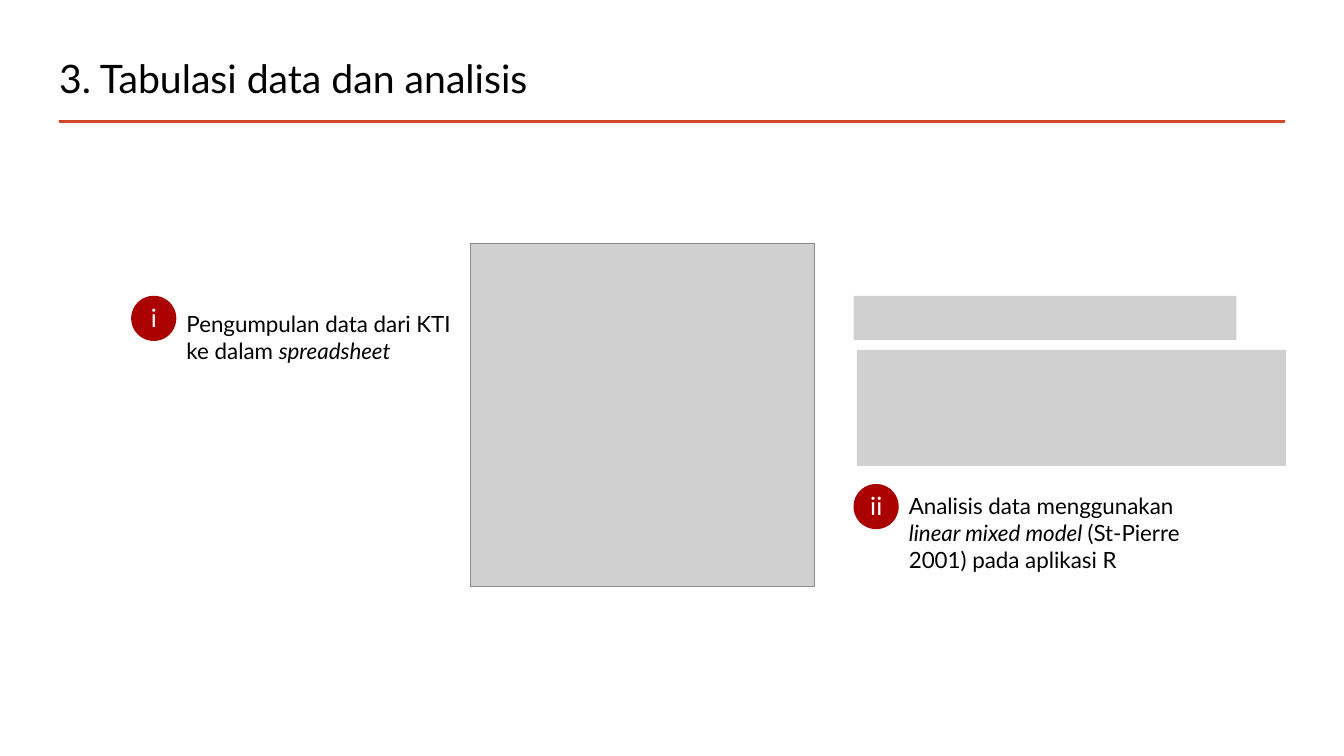
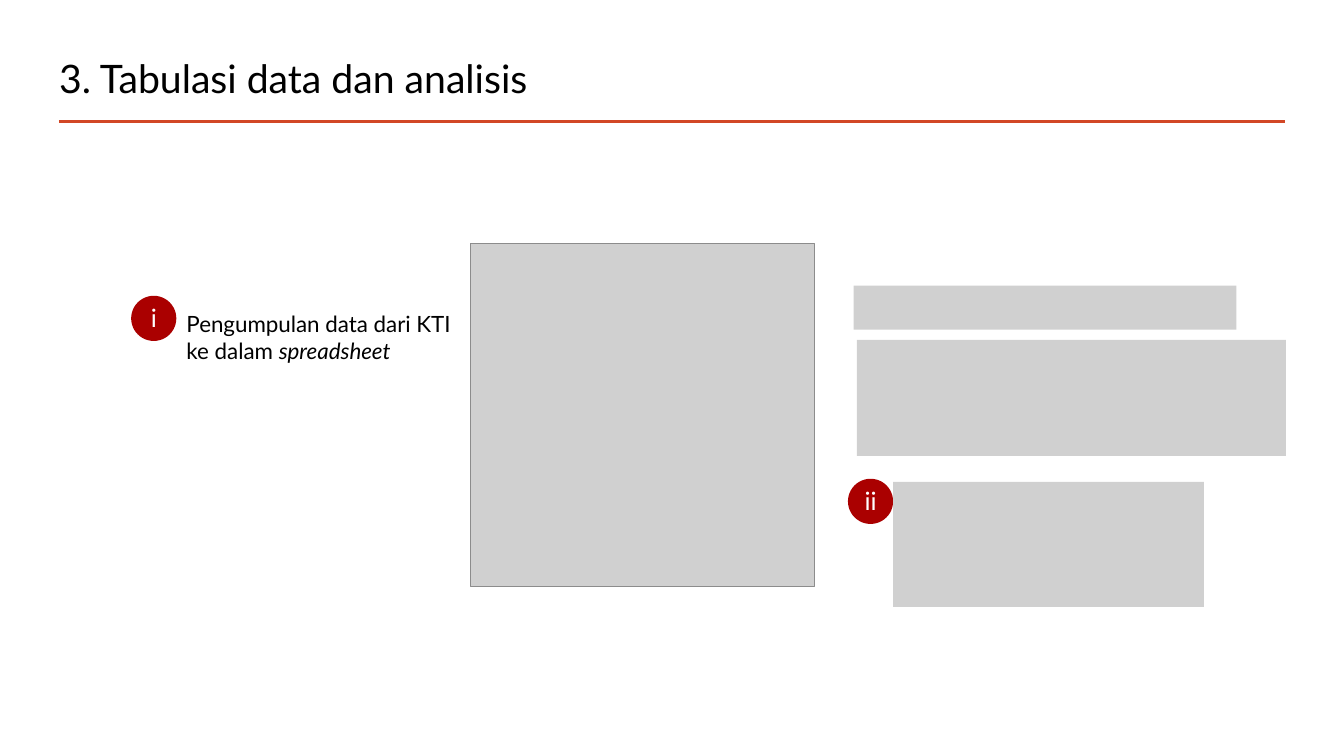
Before and after one commit to mohammad-miftakhus-sholikin/pelatihan-2020-metal, a slide deck: slide 9 of ch3_reference/Presentation_2022__Sholikin.pptx. Drawn at 1344x756 pixels with LibreOffice and Linux fonts; fonts in the diff are those of the drawing; grey boxes stand for pictures. Boxes give left, top, right and bottom in pixels: in the first picture for what was removed or moved away, otherwise in the second. Text is boxed around its words. In the diff, an @@ line names an element or a change of style, - is before the commit and + after.

```diff
--- a/ch3_reference/Presentation_2022__Sholikin.pptx
+++ b/ch3_reference/Presentation_2022__Sholikin.pptx
@@ picture moved from (x1=854, y1=295, x2=1237, y2=340) to (x1=854, y1=285, x2=1237, y2=330) @@
@@ picture moved from (x1=857, y1=350, x2=1287, y2=466) to (x1=857, y1=340, x2=1287, y2=456) @@
@@ ellipse moved from (x1=854, y1=484, x2=899, y2=529) to (x1=848, y1=479, x2=893, y2=524) @@
@@ text "ii" moved from (x1=870, y1=496, x2=882, y2=515) to (x1=865, y1=491, x2=877, y2=510) @@
@@ picture added at (x1=893, y1=482, x2=1204, y2=607) @@
@@ text removed at (x1=909, y1=497, x2=1180, y2=572) @@
-Analisis data menggunakan linear mixed model (St-Pierre 2001) pada aplikasi R
```
Also in this commit, not shown: 3 other slides changed, 3 slides added, 1 slide removed.
